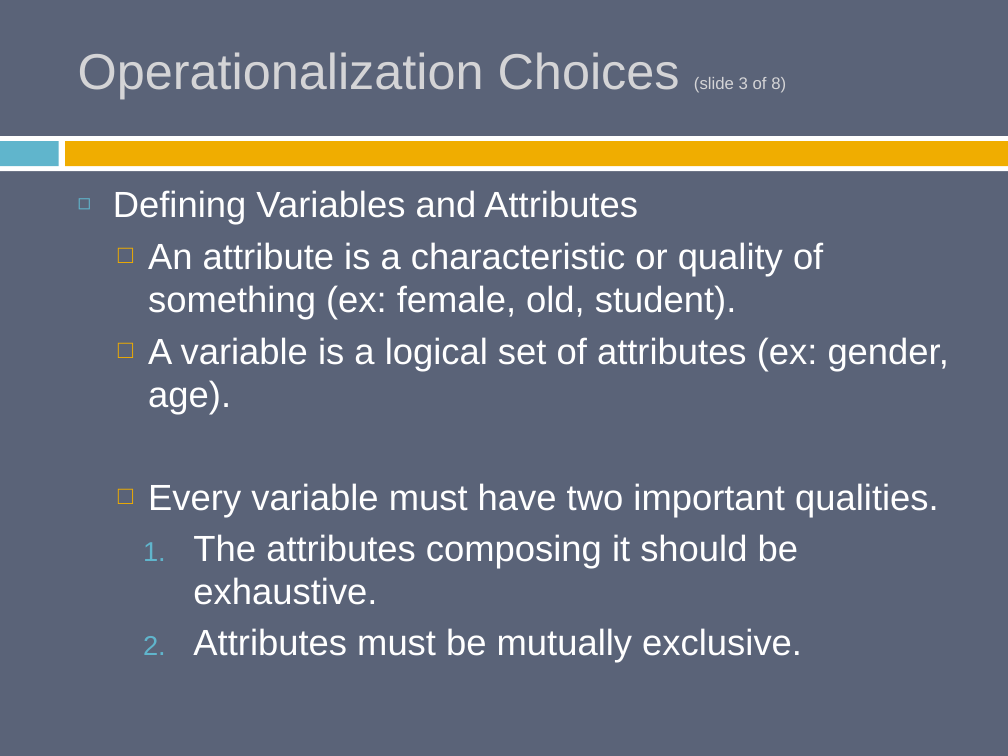
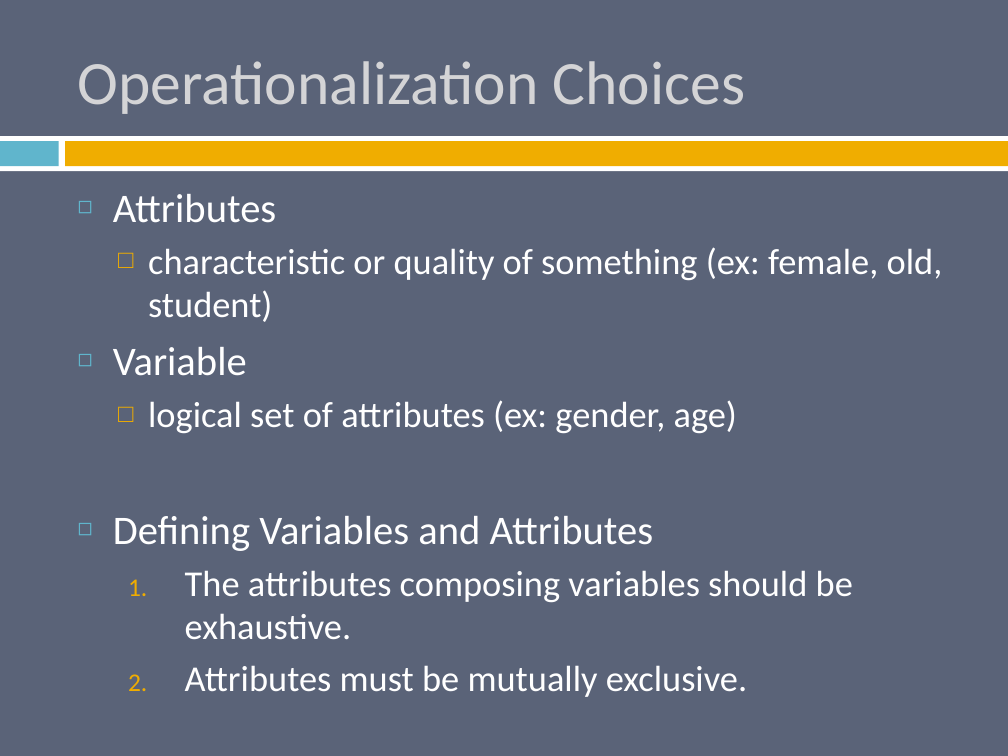
Before and after one commit to burrelvannjr/methods_csuf, a slide deck: slide 19 of ppts/Chapter 5 Slides.pptx (slide 14 before the commit). Drawn at 1008x756 pixels with LibreOffice and Linux fonts; fonts in the diff are those of the drawing. Boxes give left, top, right and bottom in pixels: in the first picture for what was removed or moved away, otherwise in the second. Text is boxed around its words. In the diff, an @@ line names an element or a change of style, - is before the commit and + after.

```diff
--- a/ppts/Chapter 5 Slides.pptx
+++ b/ppts/Chapter 5 Slides.pptx
@@ title at [78, 61, 745, 114]: text changed; size 36 to 44 pt; font Arial to Calibri @@
-Operationalization Choices (slide 3 of 8)
+Operationalization Choices
@@ text at [113, 194, 943, 433]: paragraphs added @@
+◻ Attributes
+  □ characteristic or quality of something (ex: female, old, student)
+◻ Variable
+  □ logical set of attributes (ex: gender, age)
@@ text at [113, 516, 747, 691]: size 26 to 29 pt in "Defining Variables and Attributes"; font Arial to Calibri in "Defining Variables and Attributes", "Attributes must be mutually exclusive."; list level 3 to 2 in "Attributes must be mutually exclusive."; bullet colour #60B5CC to #F0AD00 @@
@@ text at [185, 570, 853, 639]: text changed; font Arial to Calibri @@
-  □ An attribute is a characteristic or quality of something (ex: female, old, student).
-  □ A variable is a logical set of attributes (ex: gender, age).
-  □ Every variable must have two important qualities.
-    1. The attributes composing it should be exhaustive.
+  1. The attributes composing variables should be exhaustive.
```
Also in this commit, not shown: 26 other slides changed, 18 slides added, 2 slides removed, 67 other files.
